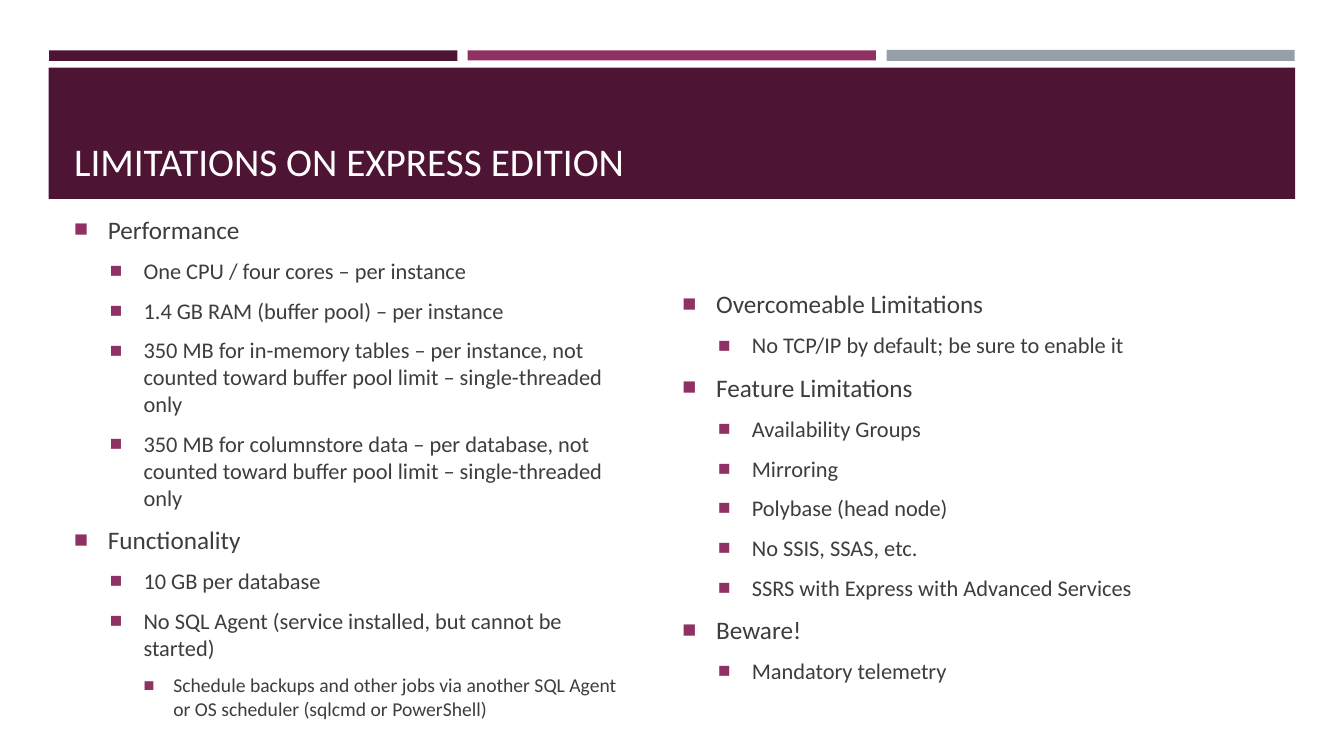
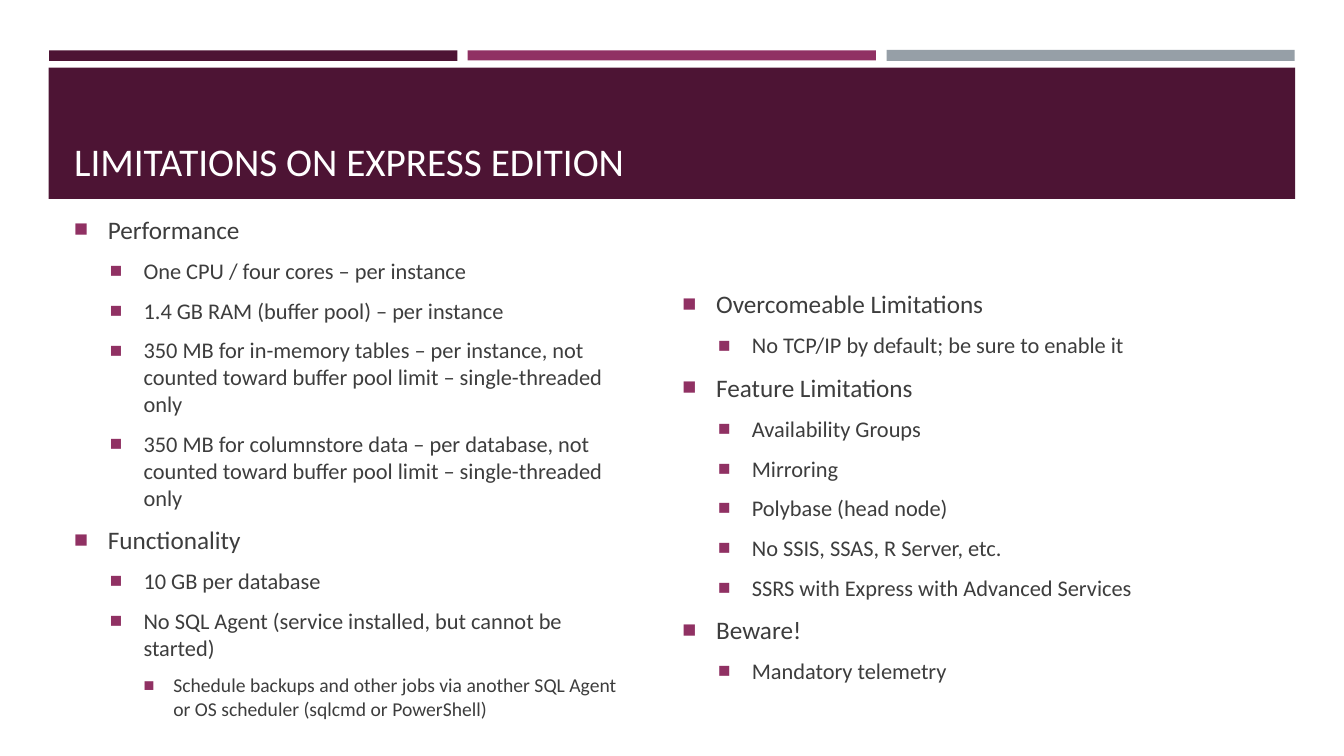
Before and after one commit to sqltran/SevenAwesomeSQLFeatures, a slide deck: slide 5 of AwesomeFreeSQLServerFeatures.pptx. Drawn at 1344x756 pixels with LibreOffice and Linux fonts; fonts in the diff are those of the drawing. Boxes give left, top, right and bottom in pixels: in the first picture for what was removed or moved away, otherwise in the second. Text is boxed around its words. In the diff, an @@ line names an element or a change of style, - is before the commit and + after.

Commit message:
No R Server in Express.

```diff
--- a/AwesomeFreeSQLServerFeatures.pptx
+++ b/AwesomeFreeSQLServerFeatures.pptx
@@ text at <box>752,541,1001,559</box>: text changed @@
-  ■ No SSIS, SSAS, etc.
+  ■ No SSIS, SSAS, R Server, etc.
```
